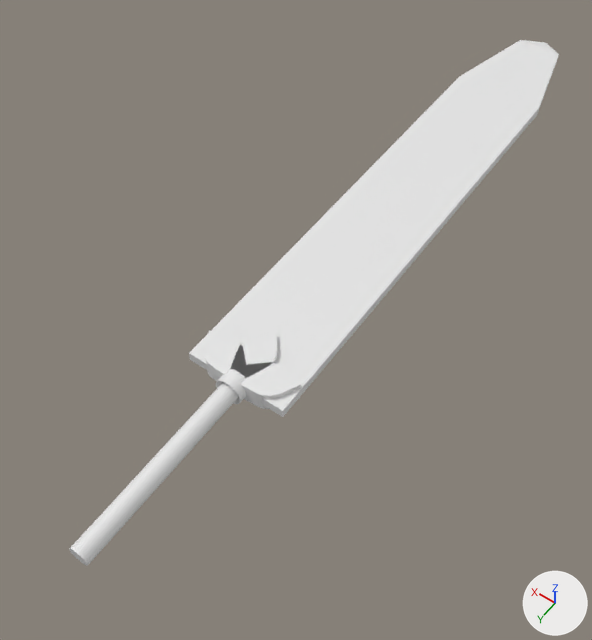
Before and after pictures for a commit that changed the Blender file Assets/BlenderAssets/RinSlayer.blend.
One viewpoint serves both versions: a 50 mm camera at (-5.31, 6.66, 15.4) aimed at (0.4, -1.33, 2.84). The axes (+X, +Y, +Z) are drawn at lower right. The lights are the same throughout. The first picture is the older version.

Before the edit, the objects in view are built like this:
```python
me_cube_001 = bpy.data.meshes.new('Cube.001')
me_cube_001.from_pydata(...)  # 37 vertices, 40 faces; spans x -1.0..1.0, y -11.22..1.0, z -0.4..0.3
me_cube_004 = bpy.data.meshes.new('Cube.004')
me_cube_004.from_pydata(...)  # 284 vertices, 292 faces, 4 loose edges; spans x -1.18..1.18, y -0.58..3.6, z -2.42..-0.99
me_cylinder = bpy.data.meshes.new('Cylinder')
me_cylinder.from_pydata(...)  # 224 vertices, 194 faces; spans x -1.06..1.06, y -1.06..1.06, z -6.53..0.64
ob_blade = bpy.data.objects.new('blade', me_cube_001)
ob_blade.location = (0.0, 0.0, 3.79)
ob_blade.scale = (1.0, 1.0, -0.28)
ob_cylinder = bpy.data.objects.new('Cylinder', me_cylinder)
ob_cylinder.location = (0.0, 1.09, 3.79)
ob_cylinder.rotation_euler = (1.571, 0.0, 0.0)  # degrees (90, 0, 0)
ob_cylinder.scale = (0.25, 0.25, 0.553)
ob_petal_002 = bpy.data.objects.new('petal.002', me_cube_004)
ob_petal_002.location = (-0.82, 0.54, 4.28)
ob_petal_002.rotation_euler = (0.0, 0.0, -1.16)  # degrees (0, 0, -66)
ob_petal_002.scale = (0.287, 0.287, 0.287)
# also in view: 'petal' at (0.0, 0.43, 3.8); 'petal.001' at (0.39, 0.72, 3.8)
```
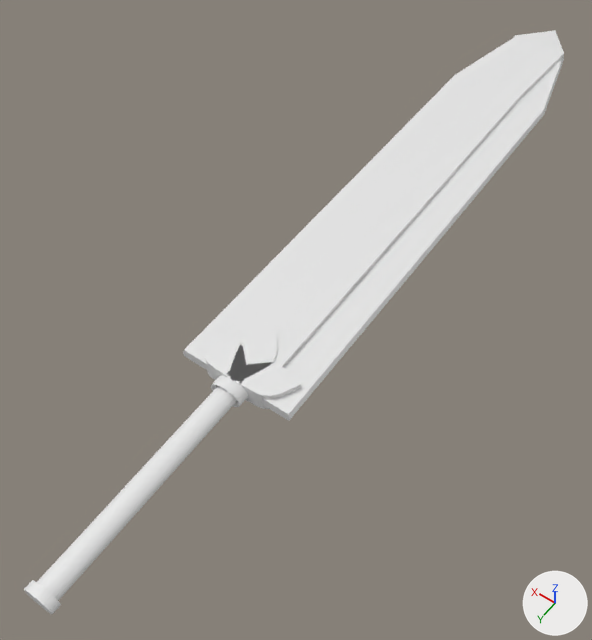
Commit message: base of sword built, hilt wrapping next

Changed parts and their boxes [x1, y1, x2, y2] in the pictures (592 x 640 px):
'blade', reshaped
    before: [189, 40, 559, 417]
    after: [183, 31, 564, 421]
'hilt', added
    after: [37, 375, 248, 600]
'Cylinder', deleted
    before: [69, 369, 246, 566]
'nub', added
    after: [24, 580, 61, 614]

What the commit changed:
me_cube_001 is used by ob_blade; location (0.0, 0.0, 3.79); scale (1.0, 1.0, -0.28).
me_cube_001 had 37 vertices, 40 faces and spanned x -1.0..1.0, y -11.22..1.0, z -0.4..0.3.
me_cube_001 now has 68 vertices, 70 faces, 2 loose edges and spans x -1.15..1.15, y -11.73..1.0, z -0.64..0.65.
Part 1, on me_cube_001:
7 vertices are removed from x 0.0, y -11.22..-1.0, z -0.4..0.3.
28 faces are deleted.
4 vertices in x -1.0..-0.5, y -10.82..1.0, z -0.4..0.3 move by (-0.12, 0.0, 0.0).
3 vertices in x 1.0, y -8.67..1.0, z -0.4 move by (0.11, 0.0, 0.0).
3 vertices in x 1.0, y -8.67..1.0, z 0.3 move by (0.12, 0.0, 0.0).
3 vertices in x -1.0, y -8.67..1.0, z -0.4 move by (-0.11, 0.0, 0.0).
3 vertices move from x -0.5..0.5, y -10.82, z -0.4..0.3 to x -0.63..0.7, y -10.82, z -0.4..0.3.
22 vertices are added at x -1.15..1.15, y -11.73..1.0, z -0.64..0.65.
8 new vertices lie (0.0, 0.0, 0.35) away from vertices in x -0.5..0.5, y -10.82..1.0, z 0.3.
8 new vertices lie (0.0, 0.0, -0.24) away from vertices in x -0.5..0.5, y -10.82..1.0, z -0.4.
2 loose edges are added.
58 new faces join them.
Mesh me_cylinder_001 is new.
It has 224 vertices, 194 faces and spans x -1.24..1.24, y -0.84..0.84, z -7.48..0.91.
Mesh me_cylinder_1 is new.
It has 64 vertices, 34 faces and spans x -1.13..1.13, y -0.76..0.76, z -1.35..-1.05.
Object 'Cylinder' (ob_cylinder) is deleted.
Object 'hilt' (ob_hilt) is new; it shows me_cylinder_001.
Its location is (0.0, 1.24, 3.79).
Its rotation in degrees is (90, 0, 0).
Its scale is (0.25, 0.25, 0.553).
Object 'nub' (ob_nub) is new; it shows me_cylinder_1.
Its location is (0.0, 4.76, 3.79).
Its rotation in degrees is (90, 0, 0).
Its scale is (0.25, 0.25, 0.553).
